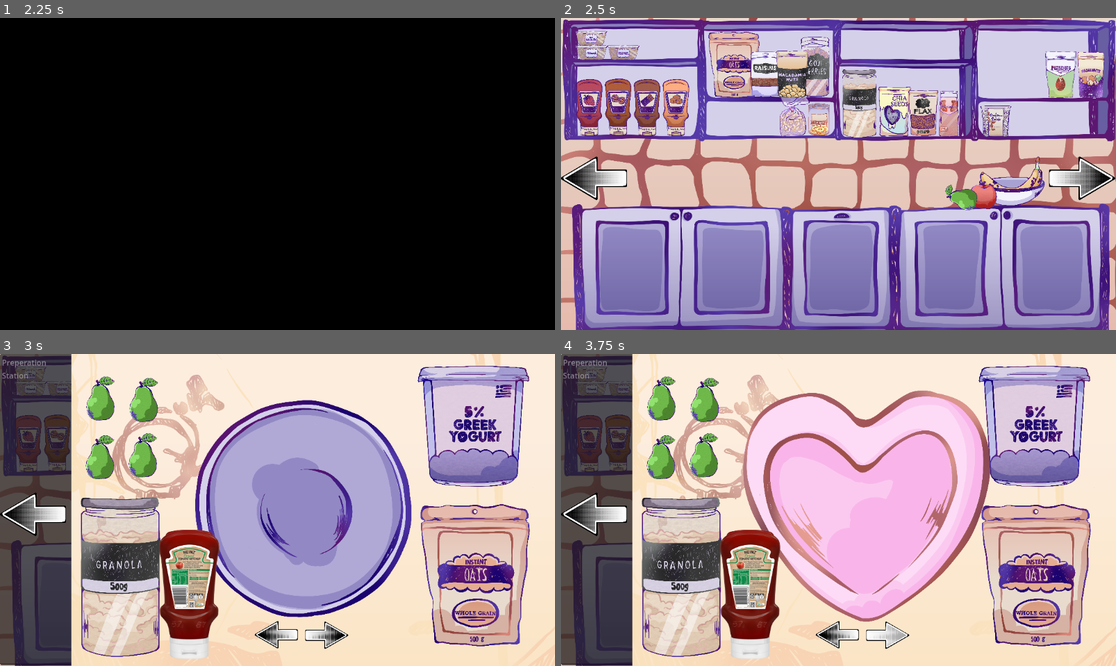
Above: before the commit, frames 1-4 (two rows, left to right).
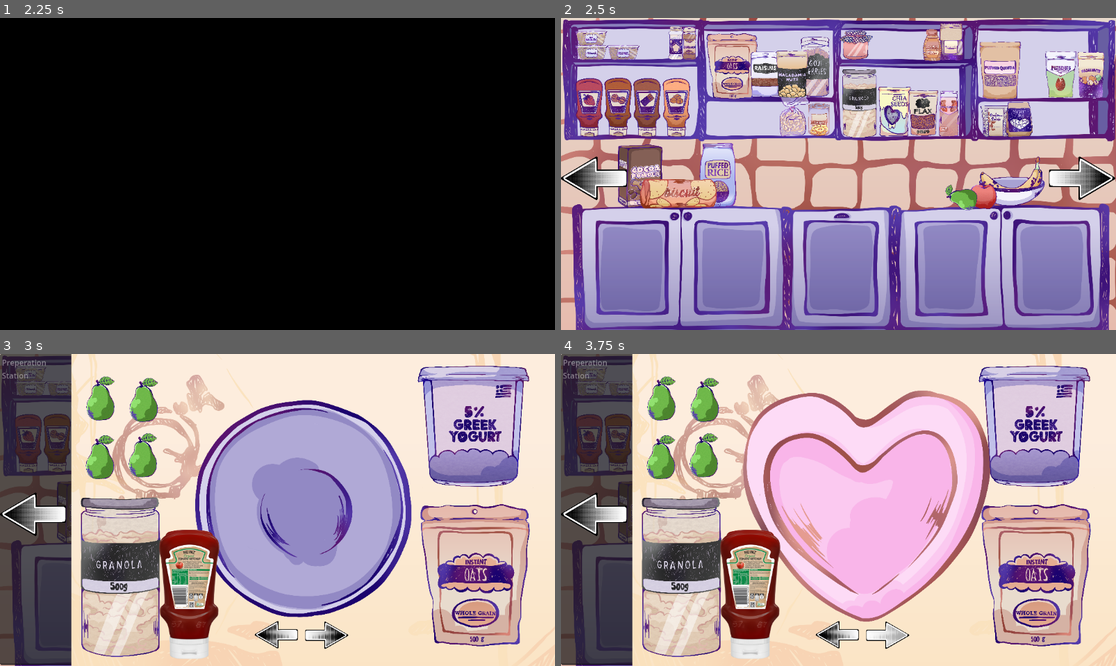
Above: after the commit, the same moments.

Repository: authenticBloodshed/gOATmeal
Game: Godot game, scene res://MainMenu.tscn
The game is run twice, just before and just after one commit, with the same random seed, the same clock (stepped at 60 frames per second) and the same inputs.
Inputs (mouse positions are in pixels of both pictures, inside the frame that each line leads up to):
- Up to frame 1 (2.25 s): click "START" at 0.5 s; click "START" at 1.25 s; click "START" at 2 s
- Up to frame 2 (2.5 s): no input
- Up to frame 3 (3 s): click (521, 516) at 2.75 s
- Up to frame 4 (3.75 s): click (888, 634) at 3.5 s

Frame 1 is identical in both runs. In frame 2, 8.7% of the frame differs, in the area x 2-86%, y 1-62%; in frame 3, 0.5%; in frame 4, 0.5%.

Commit message:
All ingredients are now in the kitchen
AND!! They can be picked up as well :)

Diff:
--- a/game.tscn
+++ b/game.tscn
@@ -27,12 +27,18 @@
 [ext_resource type="Texture2D" uid="uid://d3tm05tra0x64" path="res://caramelsauce.png" id="15_yl3aa"]
 [ext_resource type="Texture2D" uid="uid://cl4ane2t12qu2" path="res://Granola.png" id="16_mqdtn"]
 [ext_resource type="Texture2D" uid="uid://ba47p4y5pemp8" path="res://Oatmeal.png" id="17_1x84r"]
+[ext_resource type="Texture2D" uid="uid://bntnn40hb471n" path="res://coconutflakes.png" id="17_psy4w"]
 [ext_resource type="Texture2D" uid="uid://cauckmkv6iib4" path="res://raisins.png" id="18_3bf56"]
 [ext_resource type="Texture2D" uid="uid://727evmauyd7r" path="res://pineapple.png" id="18_3oxwk"]
+[ext_resource type="Texture2D" uid="uid://bd2bk82vucpi5" path="res://cacaonibs.png" id="18_c2g6u"]
 [ext_resource type="Texture2D" uid="uid://bm4ma2yhmahx2" path="res://KitchenCounter.png" id="18_ys6ic"]
 [ext_resource type="Texture2D" uid="uid://ci7g57k4bb7xt" path="res://cranberries.png" id="19_0fk1j"]
+[ext_resource type="Texture2D" uid="uid://bcuinekt6udaw" path="res://puffedrice.png" id="19_u3jfd"]
 [ext_resource type="Texture2D" uid="uid://ufa7bshh1xwv" path="res://gojiberriesjar.png" id="20_8lpqa"]
+[ext_resource type="Texture2D" uid="uid://d23bvd4bdlhij" path="res://cocoa.png" id="20_opjk1"]
+[ext_resource type="Texture2D" uid="uid://cnq6o37ntheb2" path="res://puffedquinoa.png" id="21_aeqjl"]
 [ext_resource type="Texture2D" uid="uid://ckxdb5drhdnf6" path="res://almonds.png" id="22_45j66"]
+[ext_resource type="Texture2D" uid="uid://bpgv4yiqkiaoq" path="res://biscuits.png" id="22_fjlbe"]
 [ext_resource type="Texture2D" uid="uid://dwg4bfw6u2u6g" path="res://walnuts.png" id="23_byiuf"]
 [ext_resource type="PackedScene" uid="uid://dvueuso1kqybe" path="res://Fridge.tscn" id="24_5s72y"]
 [ext_resource type="Texture2D" uid="uid://mst0m4bmq775" path="res://pecans.png" id="24_dnws1"]
@@ -44,7 +50,11 @@
 [ext_resource type="AudioStream" uid="uid://c77tvtsq62ofh" path="res://Upbeat Jazz Cooking by Infraction [No Copyright Music] _ Jazz Time - Infraction - No Copyright Music (youtube).mp3" id="27_4g87n"]
 [ext_resource type="PackedScene" uid="uid://ctts782sd43x0" path="res://PickupItem.tscn" id="28_aug4q"]
 [ext_resource type="Texture2D" uid="uid://draygqa4dcxj6" path="res://macadamianuts.png" id="28_bgiym"]
+[ext_resource type="Texture2D" uid="uid://xcl3uipvumac" path="res://cinnamon.png" id="28_fon5t"]
 [ext_resource type="Texture2D" uid="uid://b8y50ho1tt7v" path="res://chiaseeds.png" id="29_2tvmw"]
+[ext_resource type="Texture2D" uid="uid://csjvgv4a1243g" path="res://sprinkles.png" id="29_esw55"]
+[ext_resource type="Texture2D" uid="uid://c543o84uw6fm7" path="res://jam.png" id="30_by4h2"]
+[ext_resource type="Texture2D" uid="uid://banfien4osxq6" path="res://honey.png" id="31_woj0u"]
 
 [node name="Game" type="Node2D"]
 script = ExtResource("1_ottce")
@@ -61,43 +71,10 @@
 scale = Vector2(0.38275, 0.38275)
 texture = ExtResource("10_sldwx")
 
-[node name="Granola" type="Sprite2D" parent="KitchenStuff"]
-position = Vector2(620, 179)
-scale = Vector2(0.075, 0.075)
-texture = ExtResource("16_mqdtn")
-
-[node name="Oatmeal" type="Sprite2D" parent="KitchenStuff"]
-position = Vector2(358, 97)
-scale = Vector2(0.07, 0.07)
-texture = ExtResource("17_1x84r")
-
 [node name="KitchenCounter" type="Sprite2D" parent="KitchenStuff"]
 position = Vector2(574, 515)
 scale = Vector2(0.379, 0.379)
 texture = ExtResource("18_ys6ic")
-
-[node name="Sauces" type="Node2D" parent="KitchenStuff"]
-position = Vector2(-9, 0)
-
-[node name="Strawberrysauce" type="Sprite2D" parent="KitchenStuff/Sauces"]
-position = Vector2(69, 186)
-scale = Vector2(0.06, 0.06)
-texture = ExtResource("12_1nyx4")
-
-[node name="Peanutbutter" type="Sprite2D" parent="KitchenStuff/Sauces"]
-position = Vector2(129, 185)
-scale = Vector2(0.06, 0.06)
-texture = ExtResource("13_d1r40")
-
-[node name="Chocolatesauce" type="Sprite2D" parent="KitchenStuff/Sauces"]
-position = Vector2(189, 186)
-scale = Vector2(0.06, 0.06)
-texture = ExtResource("14_lhb1w")
-
-[node name="Caramelsauce" type="Sprite2D" parent="KitchenStuff/Sauces"]
-position = Vector2(249, 186)
-scale = Vector2(0.06, 0.06)
-texture = ExtResource("15_yl3aa")
 
 [node name="Banana" parent="KitchenStuff" instance=ExtResource("28_aug4q")]
 position = Vector2(314, 332)
@@ -149,6 +126,30 @@
 [node name="CollisionShape2D" parent="KitchenStuff/Chiaseeds" index="1"]
 position = Vector2(319, -92)
 
+[node name="Granola" parent="KitchenStuff" instance=ExtResource("28_aug4q")]
+position = Vector2(371, 288)
+itemId = "granola"
+
+[node name="Sprite2D" parent="KitchenStuff/Granola" index="0"]
+position = Vector2(249, -109)
+scale = Vector2(0.0755, 0.0755)
+texture = ExtResource("16_mqdtn")
+
+[node name="CollisionShape2D" parent="KitchenStuff/Granola" index="1"]
+position = Vector2(249, -104)
+
+[node name="Oats" parent="KitchenStuff" instance=ExtResource("28_aug4q")]
+position = Vector2(112, 202)
+itemId = "oats"
+
+[node name="Sprite2D" parent="KitchenStuff/Oats" index="0"]
+position = Vector2(242, -102)
+scale = Vector2(0.06975, 0.06975)
+texture = ExtResource("17_1x84r")
+
+[node name="CollisionShape2D" parent="KitchenStuff/Oats" index="1"]
+position = Vector2(246, -98)
+
 [node name="SunflowerSeeds" parent="KitchenStuff" instance=ExtResource("28_aug4q")]
 position = Vector2(796, 244)
 itemId = "sunflower"
@@ -161,6 +162,79 @@
 [node name="CollisionShape2D" parent="KitchenStuff/SunflowerSeeds" index="1"]
 position = Vector2(105.5, -32.5)
 
+[node name="CoconutFlakes" parent="KitchenStuff" instance=ExtResource("28_aug4q")]
+position = Vector2(841, 244)
+itemId = "coconut"
+
+[node name="Sprite2D" parent="KitchenStuff/CoconutFlakes" index="0"]
+position = Vector2(110.5, -33.5)
+scale = Vector2(0.0385, 0.0385)
+texture = ExtResource("17_psy4w")
+
+[node name="CollisionShape2D" parent="KitchenStuff/CoconutFlakes" index="1"]
+position = Vector2(111, -33)
+
+[node name="CacaoNibs" parent="KitchenStuff" instance=ExtResource("28_aug4q")]
+position = Vector2(700, 83)
+itemId = "cacaonibs"
+
+[node name="Sprite2D" parent="KitchenStuff/CacaoNibs" index="0"]
+position = Vector2(110.5, -33.5)
+scale = Vector2(0.0385, 0.0385)
+texture = ExtResource("18_c2g6u")
+
+[node name="CollisionShape2D" parent="KitchenStuff/CacaoNibs" index="1"]
+position = Vector2(111, -28)
+
+[node name="puffedrice" parent="KitchenStuff" instance=ExtResource("28_aug4q")]
+position = Vector2(171, 364)
+itemId = "puffedrice"
+
+[node name="Sprite2D" parent="KitchenStuff/puffedrice" index="0"]
+position = Vector2(155, -36)
+scale = Vector2(0.0715, 0.0715)
+texture = ExtResource("19_u3jfd")
+
+[node name="CollisionShape2D" parent="KitchenStuff/puffedrice" index="1"]
+position = Vector2(156, -41)
+
+[node name="cocao" parent="KitchenStuff" instance=ExtResource("28_aug4q")]
+position = Vector2(0, 361)
+itemId = "cocoa"
+
+[node name="Sprite2D" parent="KitchenStuff/cocao" index="0"]
+position = Vector2(163, -32)
+scale = Vector2(0.06625, 0.06625)
+texture = ExtResource("20_opjk1")
+
+[node name="CollisionShape2D" parent="KitchenStuff/cocao" index="1"]
+position = Vector2(175, -38)
+
+[node name="puffedquinoa" parent="KitchenStuff" instance=ExtResource("28_aug4q")]
+position = Vector2(760, 135)
+itemId = "puffedquinoa"
+
+[node name="Sprite2D" parent="KitchenStuff/puffedquinoa" index="0"]
+position = Vector2(150, -26)
+scale = Vector2(0.06125, 0.06125)
+texture = ExtResource("21_aeqjl")
+
+[node name="CollisionShape2D" parent="KitchenStuff/puffedquinoa" index="1"]
+position = Vector2(152, -24)
+
+[node name="biscuits" parent="KitchenStuff" instance=ExtResource("28_aug4q")]
+position = Vector2(95, 409)
+itemId = "biscuits"
+
+[node name="Sprite2D" parent="KitchenStuff/biscuits" index="0"]
+position = Vector2(149, -43)
+rotation = 0.0959931
+scale = Vector2(0.082, 0.082)
+texture = ExtResource("22_fjlbe")
+
+[node name="CollisionShape2D" parent="KitchenStuff/biscuits" index="1"]
+position = Vector2(153, -43)
+
 [node name="FlaxSeeds" parent="KitchenStuff" instance=ExtResource("28_aug4q")]
 position = Vector2(436, 230)
 itemId = "flax"
@@ -185,6 +259,54 @@
 [node name="CollisionShape2D" parent="KitchenStuff/Raisins" index="1"]
 position = Vector2(317, -36)
 
+[node name="StrawberrySauce" parent="KitchenStuff" instance=ExtResource("28_aug4q")]
+position = Vector2(-256, 216)
+itemId = "strawberrysauce"
+
+[node name="Sprite2D" parent="KitchenStuff/StrawberrySauce" index="0"]
+position = Vector2(316, -30)
+scale = Vector2(0.062, 0.062)
+texture = ExtResource("12_1nyx4")
+
+[node name="CollisionShape2D" parent="KitchenStuff/StrawberrySauce" index="1"]
+position = Vector2(316, -37)
+
+[node name="ChocolateSauce" parent="KitchenStuff" instance=ExtResource("28_aug4q")]
+position = Vector2(-136, 216)
+itemId = "chocolatesauce"
+
+[node name="Sprite2D" parent="KitchenStuff/ChocolateSauce" index="0"]
+position = Vector2(316, -30)
+scale = Vector2(0.062, 0.062)
+texture = ExtResource("14_lhb1w")
+
+[node name="CollisionShape2D" parent="KitchenStuff/ChocolateSauce" index="1"]
+position = Vector2(316, -37)
+
+[node name="CaramelSauce" parent="KitchenStuff" instance=ExtResource("28_aug4q")]
+position = Vector2(-75, 216)
+itemId = "caramelsauce"
+
+[node name="Sprite2D" parent="KitchenStuff/CaramelSauce" index="0"]
+position = Vector2(316, -30)
+scale = Vector2(0.062, 0.062)
+texture = ExtResource("15_yl3aa")
+
+[node name="CollisionShape2D" parent="KitchenStuff/CaramelSauce" index="1"]
+position = Vector2(316, -37)
+
+[node name="PeanutButter" parent="KitchenStuff" instance=ExtResource("28_aug4q")]
+position = Vector2(-196, 215)
+itemId = "peanutbutter"
+
+[node name="Sprite2D" parent="KitchenStuff/PeanutButter" index="0"]
+position = Vector2(316, -30)
+scale = Vector2(0.062, 0.062)
+texture = ExtResource("13_d1r40")
+
+[node name="CollisionShape2D" parent="KitchenStuff/PeanutButter" index="1"]
+position = Vector2(316, -37)
+
 [node name="CRanberries" parent="KitchenStuff" instance=ExtResource("28_aug4q")]
 position = Vector2(489, 232)
 itemId = "cranberry"
@@ -219,6 +341,54 @@
 texture = ExtResource("18_3oxwk")
 
 [node name="CollisionShape2D" parent="KitchenStuff/Pineapple" index="1"]
+position = Vector2(47, -19)
+
+[node name="Cinnamon" parent="KitchenStuff" instance=ExtResource("28_aug4q")]
+position = Vector2(220, 72)
+itemId = "cinnamon"
+
+[node name="Sprite2D" parent="KitchenStuff/Cinnamon" index="0"]
+position = Vector2(47, -19)
+scale = Vector2(0.035, 0.035)
+texture = ExtResource("28_fon5t")
+
+[node name="CollisionShape2D" parent="KitchenStuff/Cinnamon" index="1"]
+position = Vector2(47, -19)
+
+[node name="Sprinkles" parent="KitchenStuff" instance=ExtResource("28_aug4q")]
+position = Vector2(192, 71)
+itemId = "sprinkles"
+
+[node name="Sprite2D" parent="KitchenStuff/Sprinkles" index="0"]
+position = Vector2(47, -19)
+scale = Vector2(0.035, 0.035)
+texture = ExtResource("29_esw55")
+
+[node name="CollisionShape2D" parent="KitchenStuff/Sprinkles" index="1"]
+position = Vector2(47, -19)
+
+[node name="jam" parent="KitchenStuff" instance=ExtResource("28_aug4q")]
+position = Vector2(566, 76)
+itemId = "jam"
+
+[node name="Sprite2D" parent="KitchenStuff/jam" index="0"]
+position = Vector2(47, -19)
+scale = Vector2(0.035, 0.035)
+texture = ExtResource("30_by4h2")
+
+[node name="CollisionShape2D" parent="KitchenStuff/jam" index="1"]
+position = Vector2(47, -19)
+
+[node name="honey" parent="KitchenStuff" instance=ExtResource("28_aug4q")]
+position = Vector2(724, 74)
+itemId = "jam"
+
+[node name="Sprite2D" parent="KitchenStuff/honey" index="0"]
+position = Vector2(47, -19)
+scale = Vector2(0.035, 0.035)
+texture = ExtResource("31_woj0u")
+
+[node name="CollisionShape2D" parent="KitchenStuff/honey" index="1"]
 position = Vector2(47, -19)
 
 [node name="Almonds" parent="KitchenStuff" instance=ExtResource("28_aug4q")]
@@ -425,12 +595,28 @@
 [editable path="KitchenStuff/Apple"]
 [editable path="KitchenStuff/Pear"]
 [editable path="KitchenStuff/Chiaseeds"]
+[editable path="KitchenStuff/Granola"]
+[editable path="KitchenStuff/Oats"]
 [editable path="KitchenStuff/SunflowerSeeds"]
+[editable path="KitchenStuff/CoconutFlakes"]
+[editable path="KitchenStuff/CacaoNibs"]
+[editable path="KitchenStuff/puffedrice"]
+[editable path="KitchenStuff/cocao"]
+[editable path="KitchenStuff/puffedquinoa"]
+[editable path="KitchenStuff/biscuits"]
 [editable path="KitchenStuff/FlaxSeeds"]
 [editable path="KitchenStuff/Raisins"]
+[editable path="KitchenStuff/StrawberrySauce"]
+[editable path="KitchenStuff/ChocolateSauce"]
+[editable path="KitchenStuff/CaramelSauce"]
+[editable path="KitchenStuff/PeanutButter"]
 [editable path="KitchenStuff/CRanberries"]
 [editable path="KitchenStuff/Gojiberries"]
 [editable path="KitchenStuff/Pineapple"]
+[editable path="KitchenStuff/Cinnamon"]
+[editable path="KitchenStuff/Sprinkles"]
+[editable path="KitchenStuff/jam"]
+[editable path="KitchenStuff/honey"]
 [editable path="KitchenStuff/Almonds"]
 [editable path="KitchenStuff/Walnuts"]
 [editable path="KitchenStuff/Pecans"]
Binary file added: biscuits.png
Not shown, added: biscuits.png.import
Binary file added: cacaonibs.png
Not shown, added: cacaonibs.png.import
Binary file added: cinnamon.png
Not shown, added: cinnamon.png.import
Binary file added: cocoa.png
Not shown, added: cocoa.png.import
Binary file added: coconutflakes.png
Not shown, added: coconutflakes.png.import
Not shown: 1 places in game.tscn that only renumber resources
Binary file added: honey.png
(and 9 more such lines)
